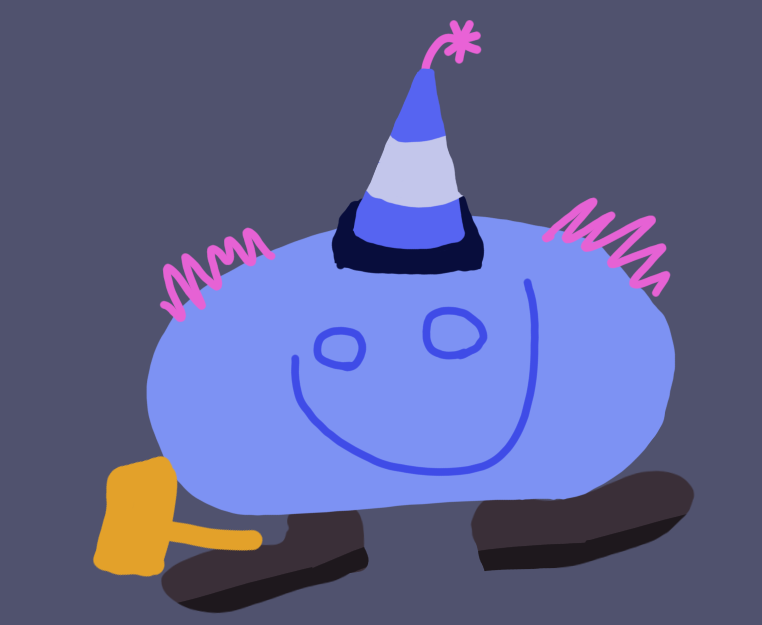
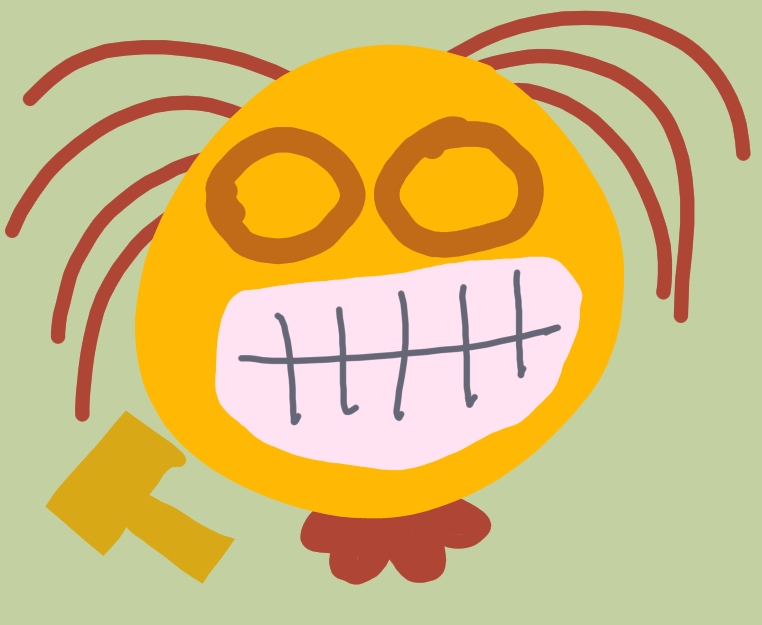
Before/after of a (762, 625) layered artwork. What changed in the layer stack:
added group "Group 47" with 14 layers above "Group 31" over [0, 0, 762, 625]
added layer "Paint Layer 52" in group "Group 47" over [0, 186, 353, 625]
added group "Group 56" with 1 layers in group "Group 47" over [320, 256, 448, 384]
added group "Group 54" with 3 layers in group "Group 47" over [128, 64, 640, 576]
added layer "Paint Layer 51" in group "Group 54" over [192, 64, 576, 320]
added layer "Paint Layer 50" in group "Group 54" over [192, 256, 576, 448]
added layer "Paint Layer 49" in group "Group 54" over [128, 192, 640, 576]
added layer "Paint Layer 46" in group "Group 47" over [64, 0, 704, 625]
added layer "Paint Layer 53" in group "Group 47" over [0, 0, 762, 625]
added layer "Paint Layer 48" in group "Group 47" over [0, 0, 762, 625]
hid group "Group 31" (20 layers) over [0, 0, 762, 625]
